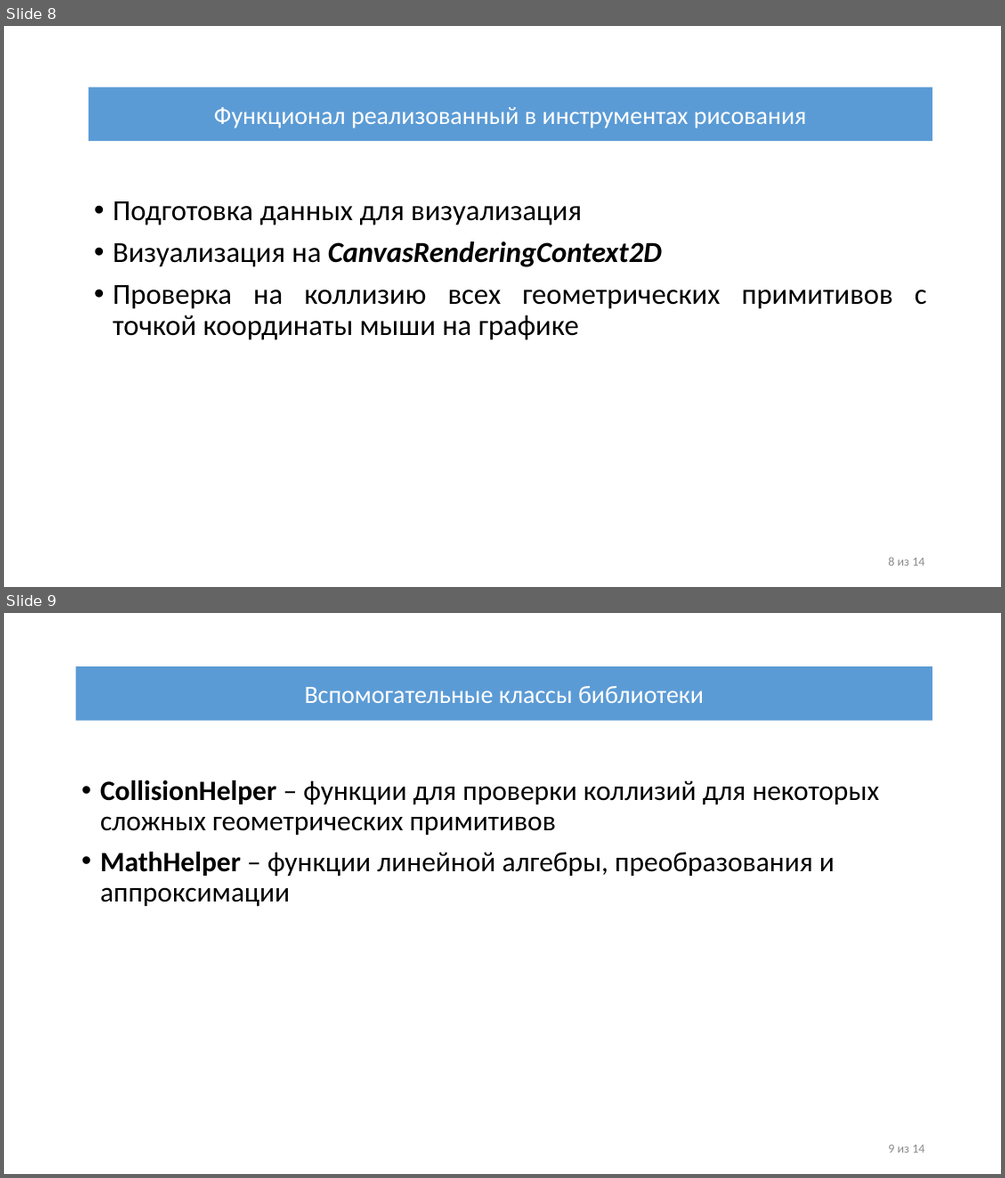
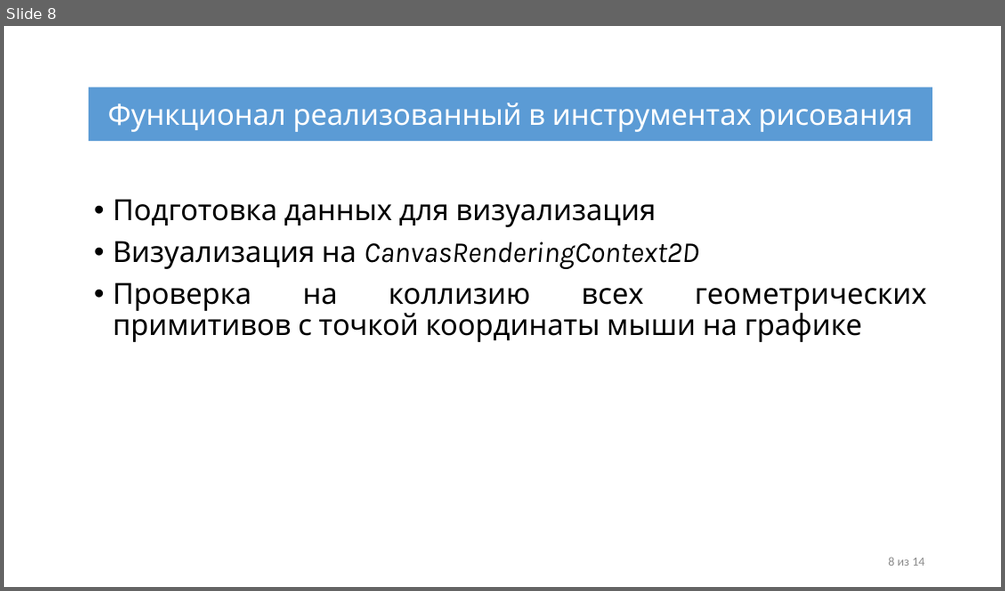
Before and after one commit to IliiaDenisov/masters-thesis, a slide deck: src/Презентация диплома.pptx. Shown one above the other, each under a label of ours: slides 8 and 9 before the commit, slide 8 after it. The pictures are 1005x1178 and 1005x591 pixels, drawn with LibreOffice and Linux fonts; fonts in the diff are those of the drawing. Boxes give left, top, right and bottom in pixels: in the first picture for what was removed or moved away, otherwise in the second. Text is boxed around its words. In the diff, an @@ line names an element or a change of style, - is before the commit and + after.

```diff
--- a/src/Презентация диплома.pptx
+++ b/src/Презентация диплома.pptx
@@ slide 9 removed at [4, 613, 1001, 1174], background #FFFFFF @@
@@ rectangle removed at [76, 666, 933, 721] @@
-Вспомогательные классы библиотеки
@@ text removed at [100, 780, 880, 907] @@
-• CollisionHelper – функции для проверки коллизий для некоторых сложных геометрических примитивов
-• MathHelper – функции линейной алгебры, преобразования и аппроксимации
@@ text removed at [888, 1144, 924, 1152] @@
-9 из 14
@@ slide 8 changed as well @@
@@ rectangle "Функционал реализованный в инструментах рисования" at [89, 87, 933, 141]: size 24 to 28 pt, font Calibri to Karla @@
@@ text "Подготовка данных для визуализация" at [113, 199, 927, 342]: font Calibri to Karla; bold off in "CanvasRenderingContext2D" @@
```
Also in this commit, not shown: 12 other slides changed.
